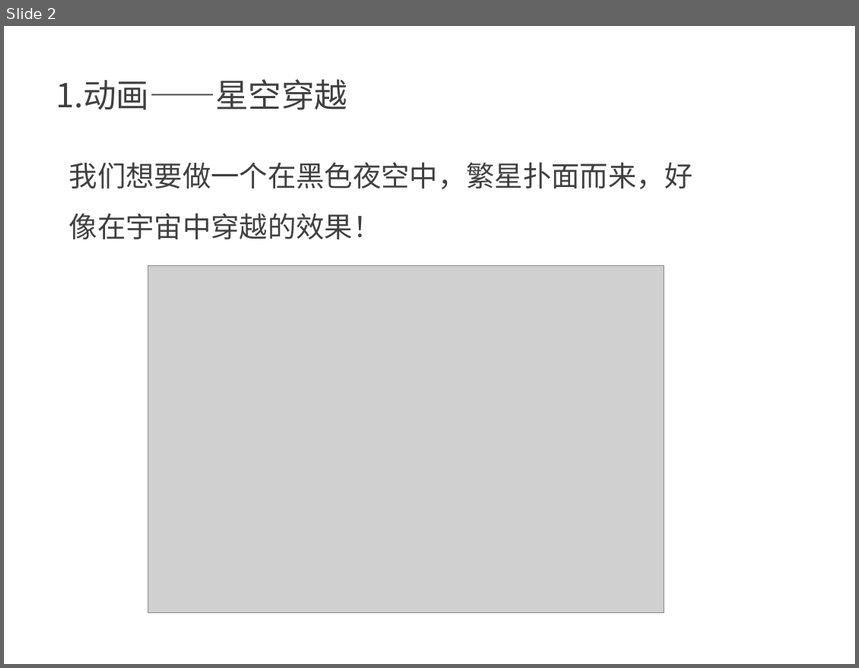
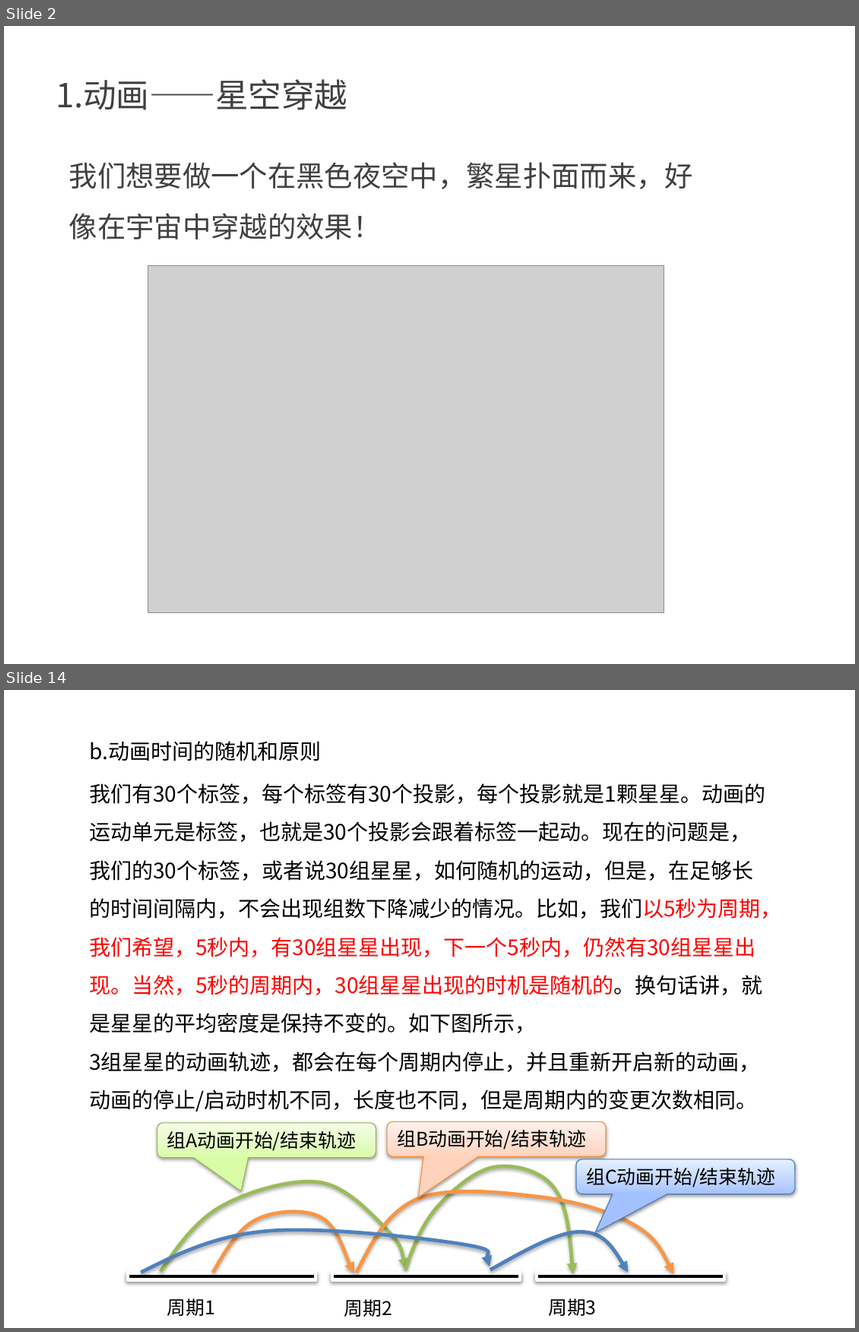
Before and after one commit to kong66/webAni, a slide deck: 4-stars/stars.pptx. Shown one above the other, each under a label of ours: slide 2 before the commit, slides 2 and 14 after it; the slides between them are not shown. The pictures are 859x668 and 859x1332 pixels, drawn with LibreOffice and Linux fonts; fonts in the diff are those of the drawing; grey boxes stand for pictures. Boxes give left, top, right and bottom in pixels: in the first picture for what was removed or moved away, otherwise in the second. Text is boxed around its words. In the diff, an @@ line names an element or a change of style, - is before the commit and + after.

```diff
--- a/4-stars/stars.pptx
+++ b/4-stars/stars.pptx
@@ slide 14 added at [4,690,855,1328], background #FFFFFF @@
@@ text added at [89,741,321,761], 18 pt, text #000000 @@
+b.动画时间的随机和原则
@@ text added at [89,783,782,1112], 18 pt, text #000000 @@
+我们有30个标签，每个标签有30个投影，每个投影就是1颗星星。动画的运动单元是标签，也就是30个投影会跟着标签一起动。现在的问题是，我们的30个标签，或者说30组星星，如何随机的运动，但是，在足够长的时间间隔内，不会出现组数下降减少的情况。比如，我们以5秒为周期，我们希望，5秒内，有30组星星出现，下一个5秒内，仍然有30组星星出现。当然，5秒的周期内，30组星星出现的时机是随机的。换句话讲，就是星星的平均密度是保持不变的。如下图所示，
+3组星星的动画轨迹，都会在每个周期内停止，并且重新开启新的动画，动画的停止/启动时机不同，长度也不同，但是周期内的变更次数相同。
@@ rounded speech box added at [387,1122,606,1157], fill gradient #FFD2BD to #FFDED0 to #FFF2ED, outline #F69240 0.75 pt, 16 pt, text #000000 @@
+组B动画开始/结束轨迹
@@ rounded speech box added at [158,1123,376,1158], fill gradient #DAFDA7 to #E4FCC2 to #F5FFE7, outline #98B955 0.75 pt, 16 pt, text #000000 @@
+组A动画开始/结束轨迹
@@ freeform shape added at [405,1167,572,1274], outline #9BBB59 3 pt @@
@@ rounded speech box added at [576,1160,794,1195], fill gradient #A4C4FF to #BFD4FF to #E6EEFF, outline #4B7EBC 0.75 pt, 16 pt, text #000000 @@
+组C动画开始/结束轨迹
@@ freeform shape added at [161,1182,407,1272], outline #9BBB59 3 pt @@
@@ freeform shape added at [214,1212,354,1273], outline #F79646 3 pt @@
@@ freeform shape added at [357,1192,673,1274], outline #F79646 3 pt @@
@@ freeform shape added at [141,1230,490,1273], outline #4F81BD 3 pt @@
@@ freeform shape added at [490,1232,628,1273], outline #4F81BD 3 pt @@
@@ rectangle added at [129,1273,316,1280], fill #000000, outline #FFFFFF 3 pt @@
@@ rectangle added at [332,1273,520,1280], fill #000000, outline #FFFFFF 3 pt @@
@@ rectangle added at [537,1273,724,1280], fill #000000, outline #FFFFFF 3 pt @@
@@ text added at [167,1299,215,1316], 16 pt, text #000000 @@
+周期1
@@ text added at [344,1300,392,1317], 16 pt, text #000000 @@
+周期2
@@ text added at [548,1299,596,1316], 16 pt, text #000000 @@
+周期3
```
Also in this commit, not shown: 6 slides changed, 12 other slides added, 12 slides removed, 2 other files.
